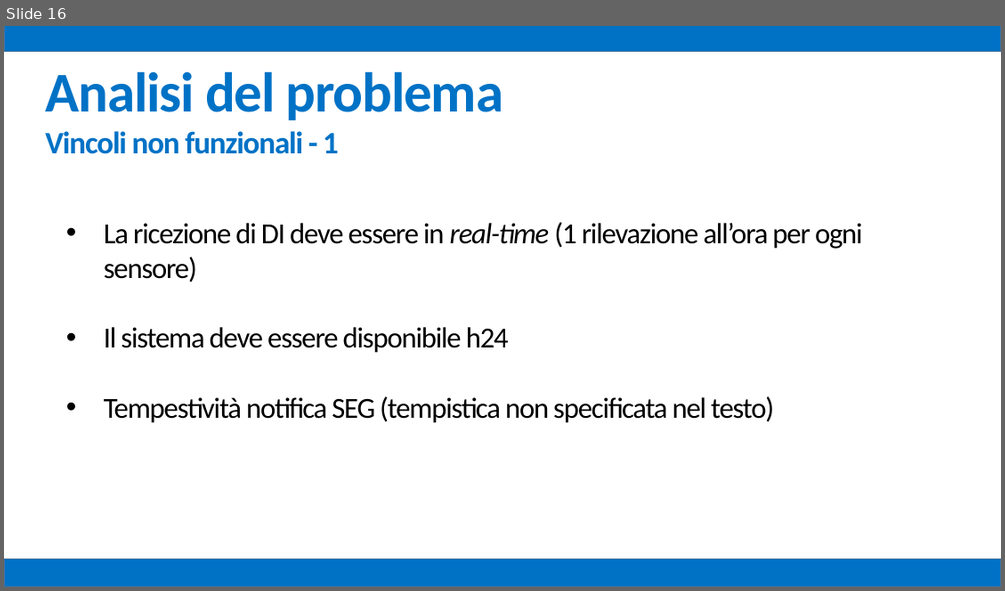
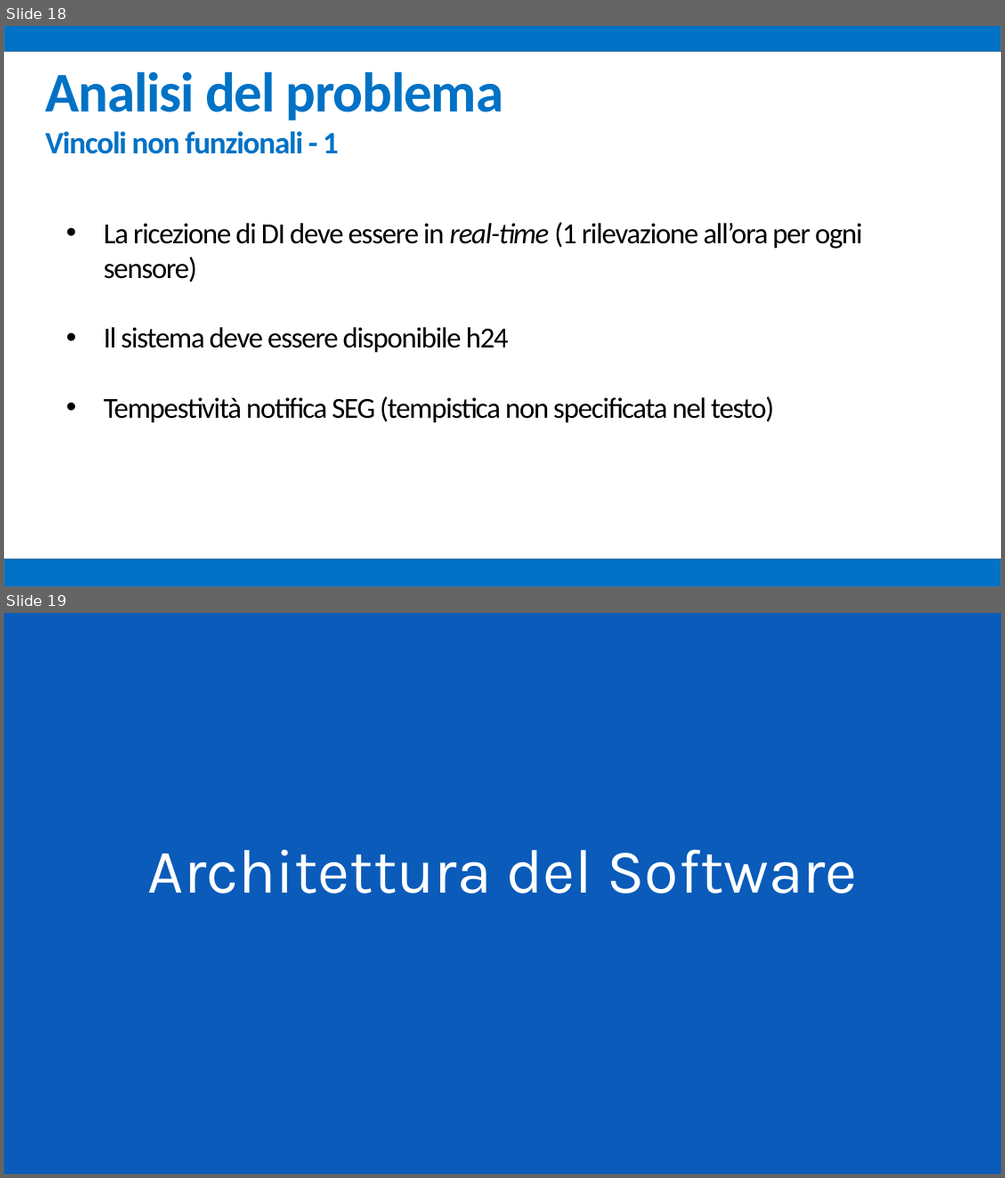
Before and after one commit to mz1991/ProgettoFebbraio2015, a slide deck: Febbraio 2015.pptx. Shown one above the other, each under a label of ours: slide 16 before the commit, slides 18 and 19 after it. The pictures are 1005x591 and 1005x1178 pixels, drawn with LibreOffice and Linux fonts; fonts in the diff are those of the drawing. Boxes give left, top, right and bottom in pixels: in the first picture for what was removed or moved away, otherwise in the second. Text is boxed around its words. In the diff, an @@ line names an element or a change of style, - is before the commit and + after.

```diff
--- a/Febbraio 2015.pptx
+++ b/Febbraio 2015.pptx
@@ slide 19 added at (x1=4, y1=613, x2=1001, y2=1174), background #0A5BBA @@
@@ subtitle added at (x1=148, y1=849, x2=858, y2=893), 60 pt, text #FFFFFF @@
+Architettura del Software
@@ what was slide 16 is now slide 18 @@
```
Also in this commit, not shown: 8 slides changed, 3 other slides added.
